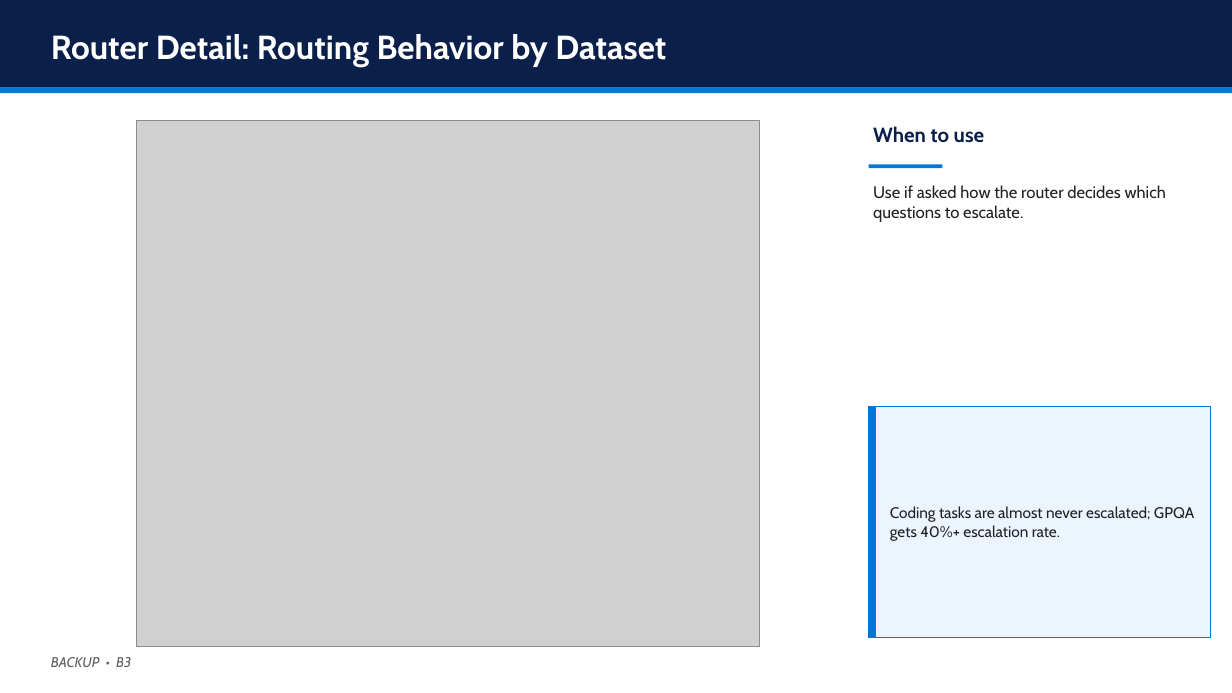
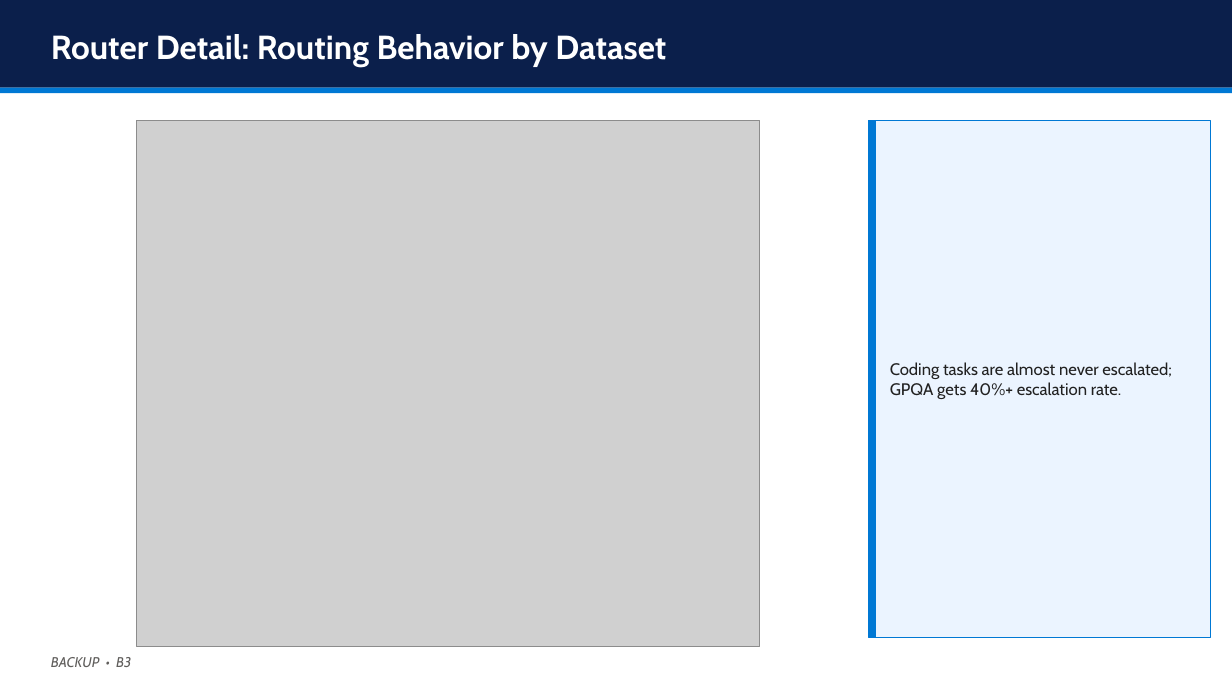
Before and after one commit to MatinAbaszada/llm-evaluation-azure, a slide deck: slide 21 of Presentation/Thesis_Defense.pptx (slide 19 before the commit). Drawn at 1232x693 pixels with LibreOffice and Linux fonts; fonts in the diff are those of the drawing; grey boxes stand for pictures. Boxes give left, top, right and bottom in pixels: in the first picture for what was removed or moved away, otherwise in the second. Text is boxed around its words. In the diff, an @@ line names an element or a change of style, - is before the commit and + after.

```diff
--- a/Presentation/Thesis_Defense.pptx
+++ b/Presentation/Thesis_Defense.pptx
@@ rectangle resized from (x1=869, y1=165, x2=943, y2=168) to (x1=869, y1=120, x2=876, y2=638) @@
@@ rectangle resized from (x1=869, y1=407, x2=1211, y2=638) to (x1=869, y1=120, x2=1211, y2=638) @@
@@ text removed at (x1=873, y1=126, x2=985, y2=143) @@
-When to use
@@ text "Coding tasks are almost never ..." moved from (x1=890, y1=506, x2=1194, y2=541) to (x1=890, y1=362, x2=1172, y2=399) @@
@@ text "Coding tasks are almost never ..." at (x1=890, y1=362, x2=1172, y2=399): size 12 to 13 pt @@
@@ text removed at (x1=873, y1=185, x2=1166, y2=222) @@
-Use if asked how the router decides which questions to escalate.
@@ rectangle removed at (x1=869, y1=407, x2=876, y2=638) @@
```
Also in this commit, not shown: 17 other slides changed, 3 slides added, 8 other files.
